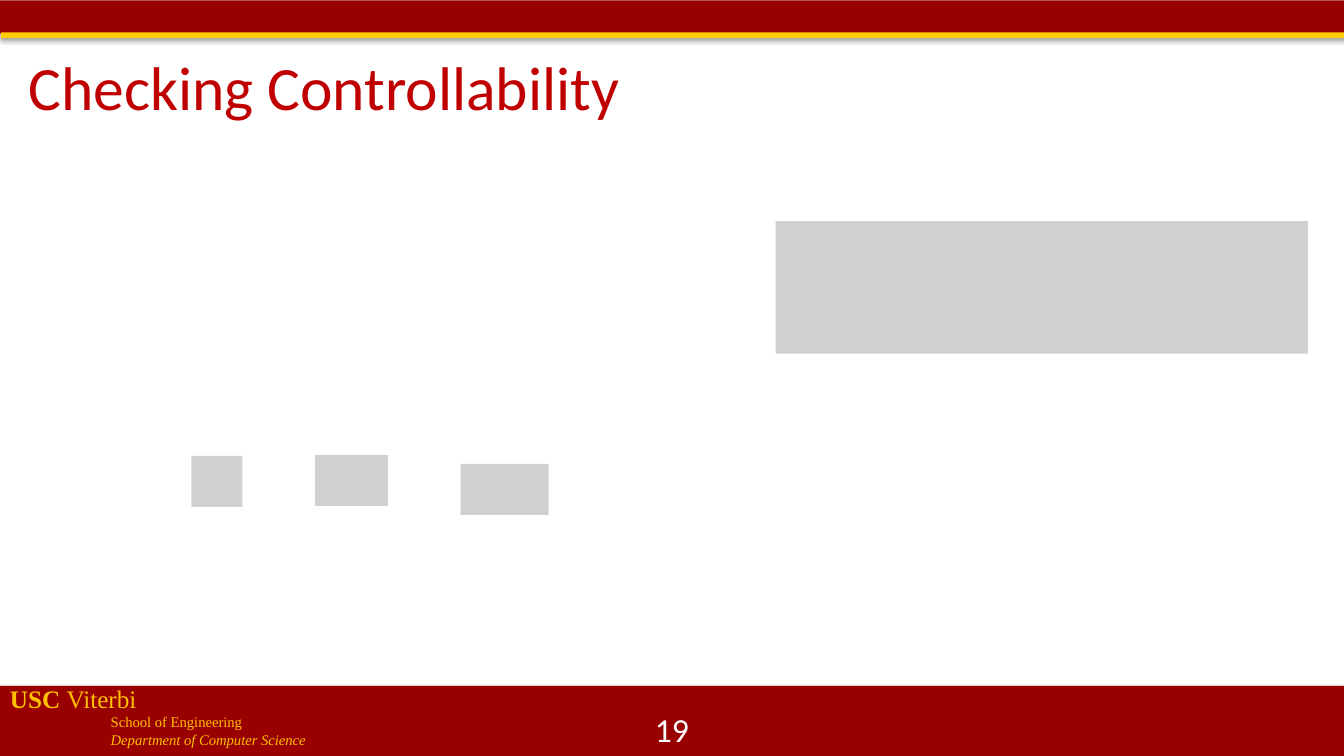
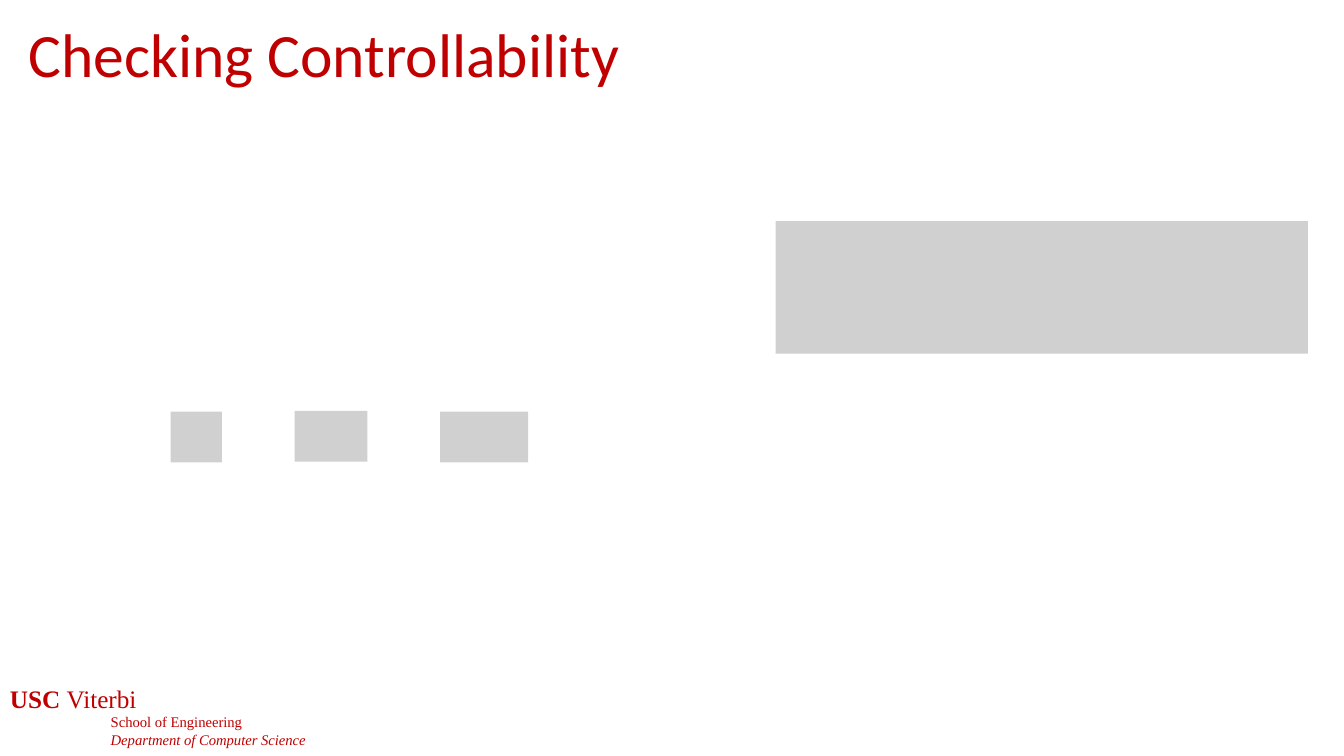
Before and after one commit to jdeshmukh/jdeshmukh.github.io, a slide deck: slide 19 of teaching/cs513slides/lecture5-Control.pptx. Drawn at 1344x756 pixels with LibreOffice and Linux fonts; fonts in the diff are those of the drawing; grey boxes stand for pictures; background and template pictures are left out. Boxes give left, top, right and bottom in pixels: in the first picture for what was removed or moved away, otherwise in the second. Text is boxed around its words. In the diff, an @@ line names an element or a change of style, - is before the commit and + after.

```diff
--- a/teaching/cs513slides/lecture5-Control.pptx
+++ b/teaching/cs513slides/lecture5-Control.pptx
@@ rectangle removed at [0,0,1344,33] @@
@@ title "Checking Controllability": place and size @@
-title "Checking Controllability" at [28,67,619,121]
+title "Checking Controllability" at [28,34,619,88]
@@ rectangle removed at [1,32,1344,38] @@
@@ picture added at [170,411,222,462] @@
@@ picture added at [294,411,367,462] @@
@@ picture added at [441,411,528,462] @@
@@ picture removed at [192,456,243,506] @@
@@ picture removed at [316,455,388,505] @@
@@ picture removed at [461,464,548,514] @@
@@ text "USC Viterbi" at [10,690,306,748]: text colour #FFC000 to #C00000 @@
@@ rectangle removed at [0,687,1344,756] @@
```
Also in this commit, not shown: 70 other slides changed, 1 other file.
